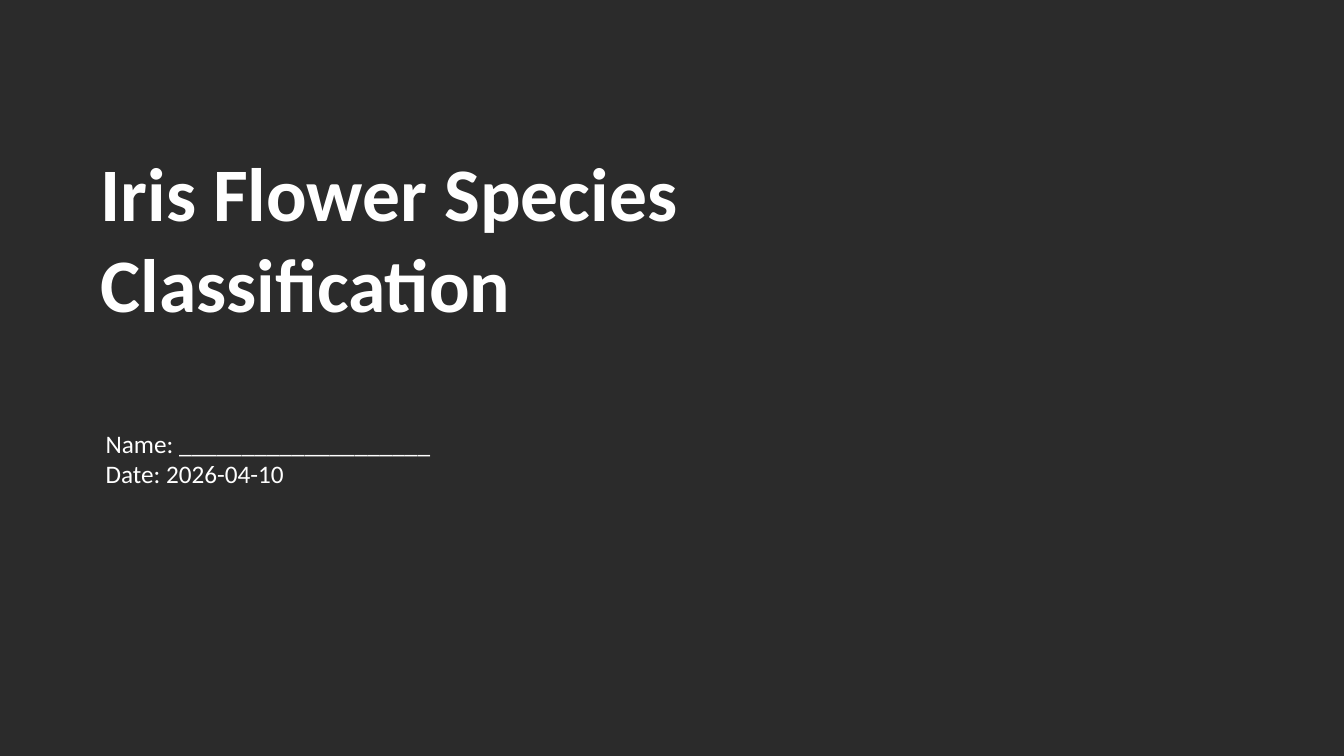
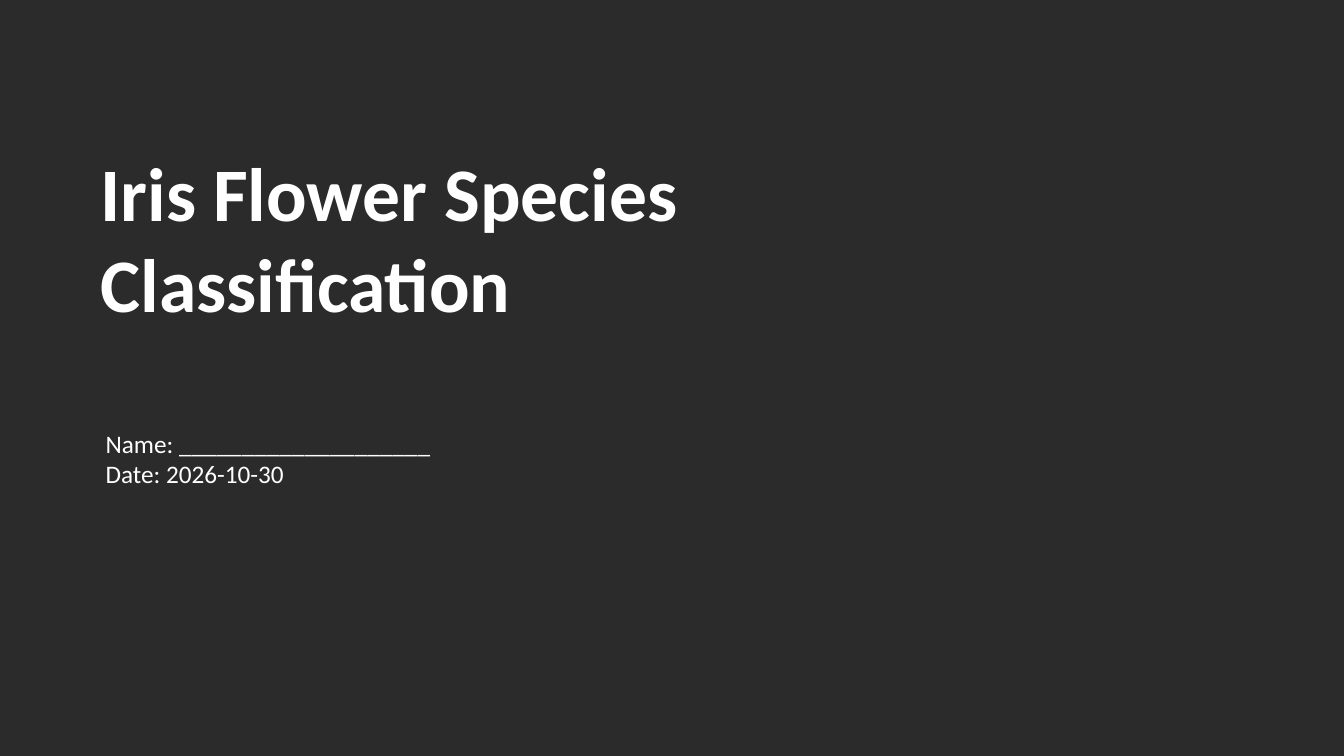
Before and after one commit to nandeesh2799/IrisflowersSpeciesClassification, a slide deck: slide 1 of outputs/ppt/Iris_Flower_Species_Classification.pptx. Drawn at 1344x756 pixels with LibreOffice and Linux fonts; fonts in the diff are those of the drawing; background and template pictures are left out; a plain dark background stands for a picture behind light text. Boxes give left, top, right and bottom in pixels: in the first picture for what was removed or moved away, otherwise in the second. Text is boxed around its words. In the diff, an @@ line names an element or a change of style, - is before the commit and + after.

```diff
--- a/outputs/ppt/Iris_Flower_Species_Classification.pptx
+++ b/outputs/ppt/Iris_Flower_Species_Classification.pptx
@@ text at (x1=106, y1=437, x2=283, y2=483): text changed @@
-Name: ____________________
-Date: 2026-04-10
+Name: ____________________
+Date: 2026-10-30
```
Also in this commit, not shown: 29 other files.
